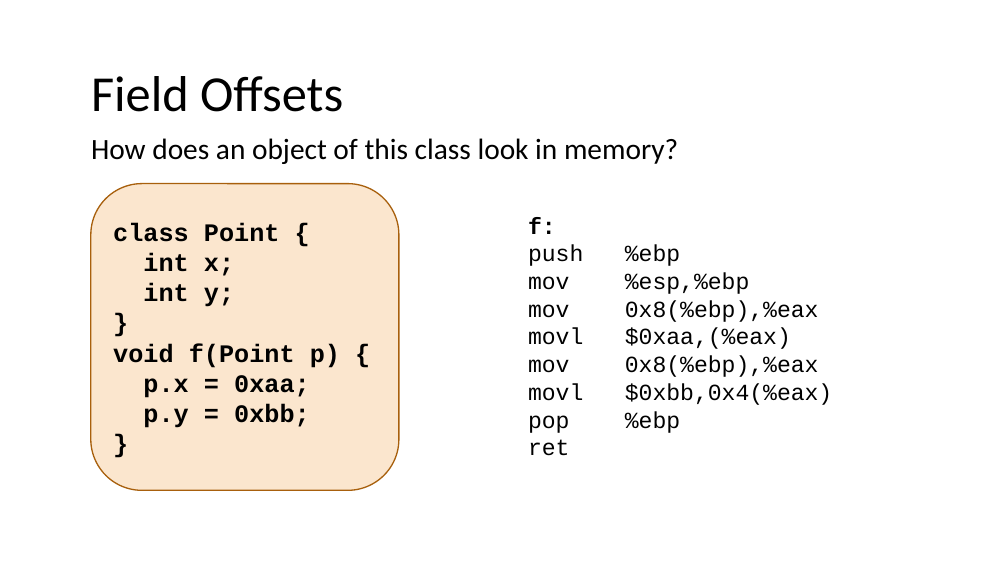
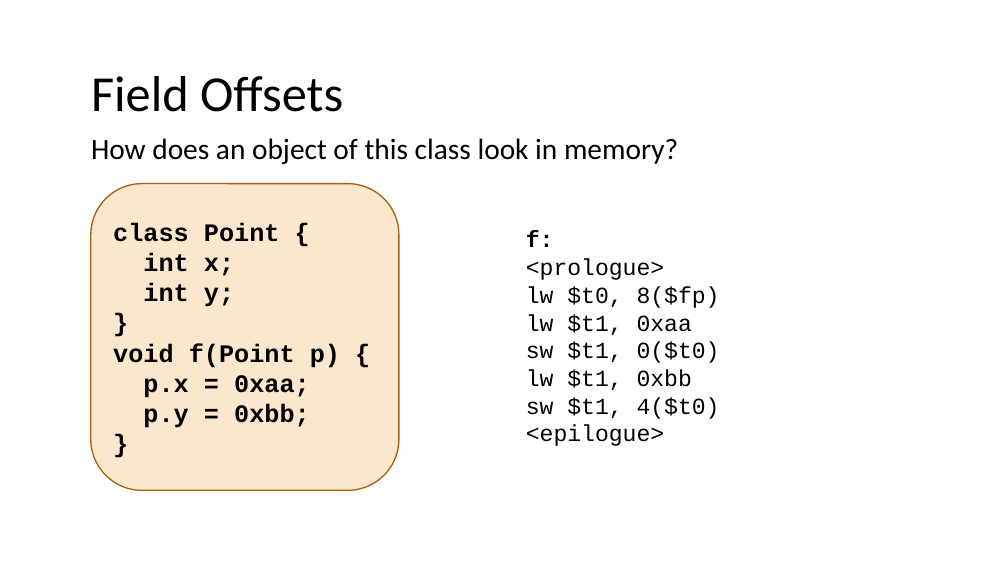
Before and after one commit to nivshani/compilation, a slide deck: slide 123 of new_slides/semantic.pptx (slide 121 before the commit). Drawn at 1008x567 pixels with LibreOffice and Linux fonts; fonts in the diff are those of the drawing. Boxes give left, top, right and bottom in pixels: in the first picture for what was removed or moved away, otherwise in the second. Text is boxed around its words. In the diff, an @@ line names an element or a change of style, - is before the commit and + after.

```diff
--- a/new_slides/semantic.pptx
+++ b/new_slides/semantic.pptx
@@ text "f:": place and size @@
-text "f:" at [528,217,833,433]
+text "f:" at [526,231,720,446]
@@ text at [526,258,720,446]: text changed @@
-push %ebp
-mov %esp,%ebp
-mov 0x8(%ebp),%eax
-movl $0xaa,(%eax)
-mov 0x8(%ebp),%eax
-movl $0xbb,0x4(%eax)
-pop %ebp
-ret
+<prologue>
+lw $t0, 8($fp)
+lw $t1, 0xaa
+sw $t1, 0($t0)
+lw $t1, 0xbb
+sw $t1, 4($t0)
+<epilogue>
```
Also in this commit, not shown: 2 other slides changed, 15 slides added, 13 slides removed, 1 other file.
